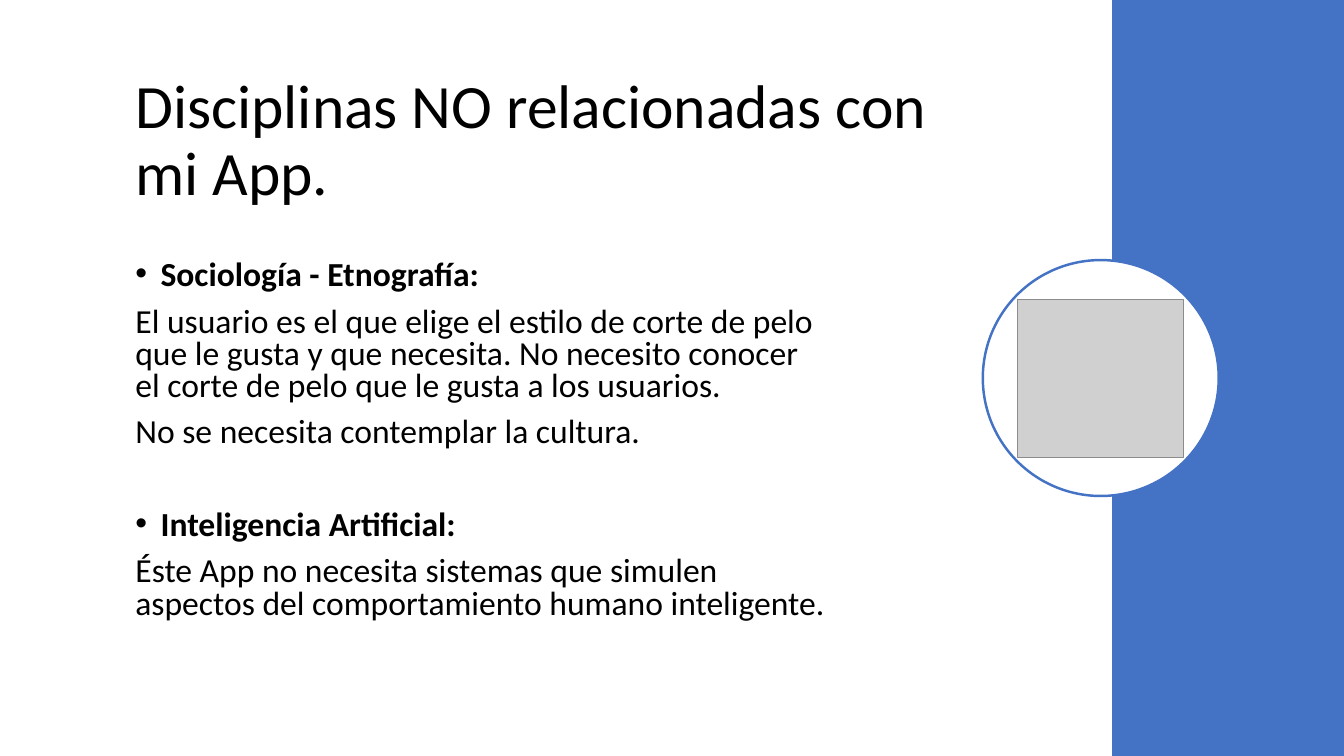
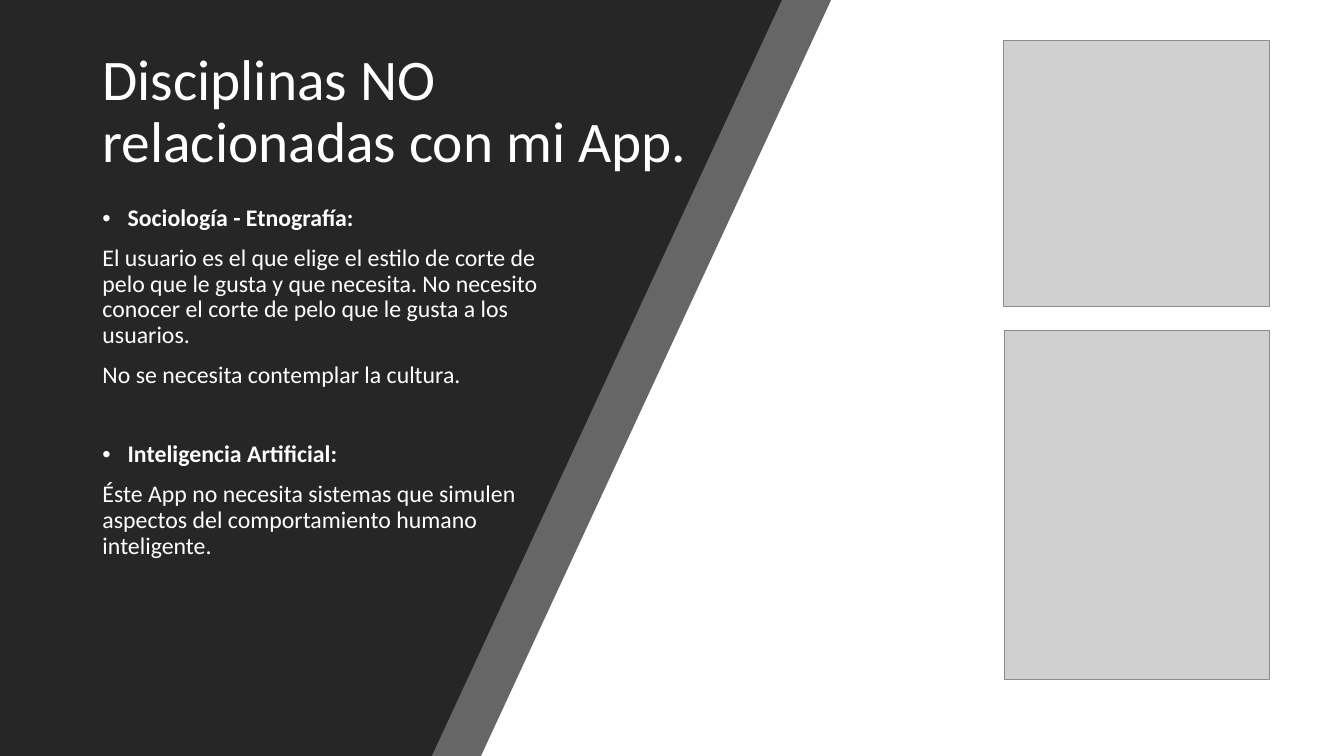
Before and after one commit to Jloen1999/tramitesPlanificaciones, a slide deck: slide 8 of estudios/UEX/Curso2/Asignaturas/IPO/Ejercicios/JoseLuisObiangEN_Ejercicio1-B.pptx. Drawn at 1344x756 pixels with LibreOffice and Linux fonts; fonts in the diff are those of the drawing; grey boxes stand for pictures. Boxes give left, top, right and bottom in pixels: in the first picture for what was removed or moved away, otherwise in the second. Text is boxed around its words. In the diff, an @@ line names an element or a change of style, - is before the commit and + after.

```diff
--- a/estudios/UEX/Curso2/Asignaturas/IPO/Ejercicios/JoseLuisObiangEN_Ejercicio1-B.pptx
+++ b/estudios/UEX/Curso2/Asignaturas/IPO/Ejercicios/JoseLuisObiangEN_Ejercicio1-B.pptx
@@ background #FFFFFF to #000000 @@
@@ rectangle added at box(0, 0, 1344, 756), fill #FFFFFF @@
@@ freeform shape added at box(0, 0, 832, 756), fill #262626 at 70% opacity @@
@@ freeform shape added at box(0, 0, 782, 756), fill #262626 @@
@@ rectangle removed at box(1112, 0, 1344, 756) @@
@@ title "Disciplinas NO relacionadas con mi ...": place and size @@
-title "Disciplinas NO relacionadas con mi ..." at box(135, 85, 925, 205)
+title "Disciplinas NO relacionadas con mi ..." at box(102, 60, 686, 172)
@@ title "Disciplinas NO relacionadas con mi ..." at box(102, 60, 686, 172): size 44 to 41 pt, text colour #000000 to #FFFFFF @@
@@ picture added at box(1004, 40, 1270, 307) @@
@@ text "Sociología - Etnografía:": place and size @@
-text "Sociología - Etnografía:" at box(135, 262, 825, 621)
+text "Sociología - Etnografía:" at box(102, 209, 537, 558)
@@ text "Sociología - Etnografía:" at box(102, 209, 537, 558): size 24 to 17 pt, text colour #000000 to #FFFFFF; line spacing 0.8 to 0.9; vertical alignment middle to top @@
@@ ellipse removed at box(983, 260, 1219, 496) @@
@@ picture: place and size @@
-picture at box(1018, 299, 1185, 458)
+picture at box(1004, 330, 1270, 680)
```
Also in this commit, not shown: 6 other slides changed, 1 other file.
